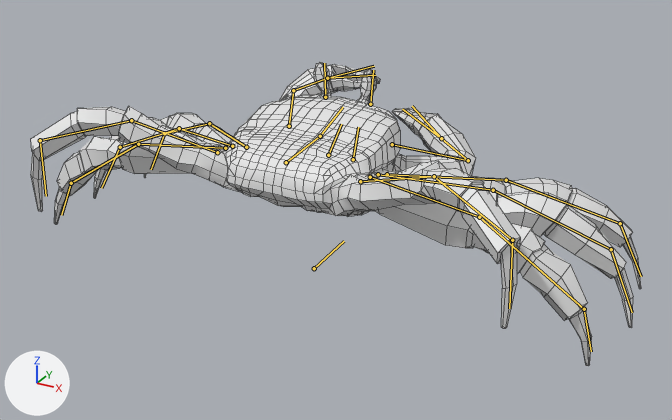
A saved change to the Blender file Crab_Asset.blend.
Camera for both pictures: a 50 mm camera at (0.0998, -0.1775, 0.1011) aimed at (0.0011, 0.002, 0.0113). The lights are fixed; the arrows at lower left show +X, +Y and +Z. Both versions are drawn at frame 40 of the action 'Crab Stab'; the numbers are the values there. The bones that bend it are drawn over the model as lines. Mesh edges are drawn as thin lines. Objects named as collision shapes, trigger or cutter boxes, shadow casters or lower levels of detail are left out.

Objects in the first picture: 'Crab_LOD0'.
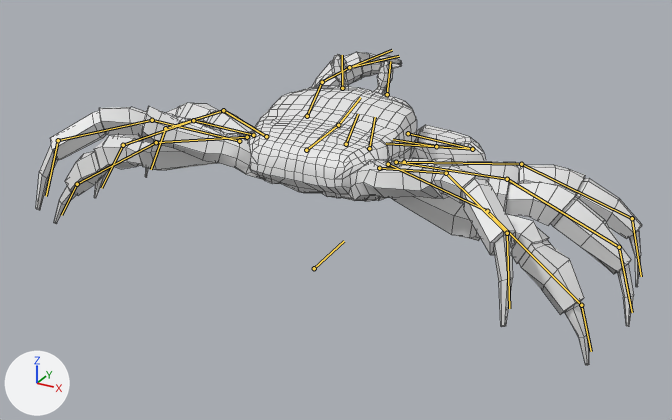
Boxes [x1, y1, x2, y2] around the edits, measured in the pictures (672 x 420 px):
'Crab_LOD0', posed
    before: [31, 62, 641, 366]
    after: [36, 52, 642, 365]
bone 'Spine', root to tip
    before: (286, 162) to (320, 136)
    after: (306, 150) to (338, 125)

What the commit changed:
Bone 'CTR.Pincer.R' (bone_ctr_pincer_r) moves from (0.0, 0.0, 0.0) to (-0.004, 0.0063, -0.0058).
Bone 'CTR.Pincer.R' (bone_ctr_pincer_r) turns from (0, 0, 0) to (-11, 12, -7) degrees about its own x, y and z.
Bone 'Pincer.Pole.R' (bone_pincer_pole_r) moves from (0.0, 0.0, 0.0) to (0.0093, -0.0173, 0.0161).
Bone 'CTR.Pincer.L' (bone_ctr_pincer_l) moves from (0.0019, 0.0072, 0.0081) to (0.002, 0.0195, 0.0066).
Bone 'Spine' (bone_spine) moves from (-0.0003, 0.0003, 0.0004) to (-0.0003, 0.0085, -0.0028).
